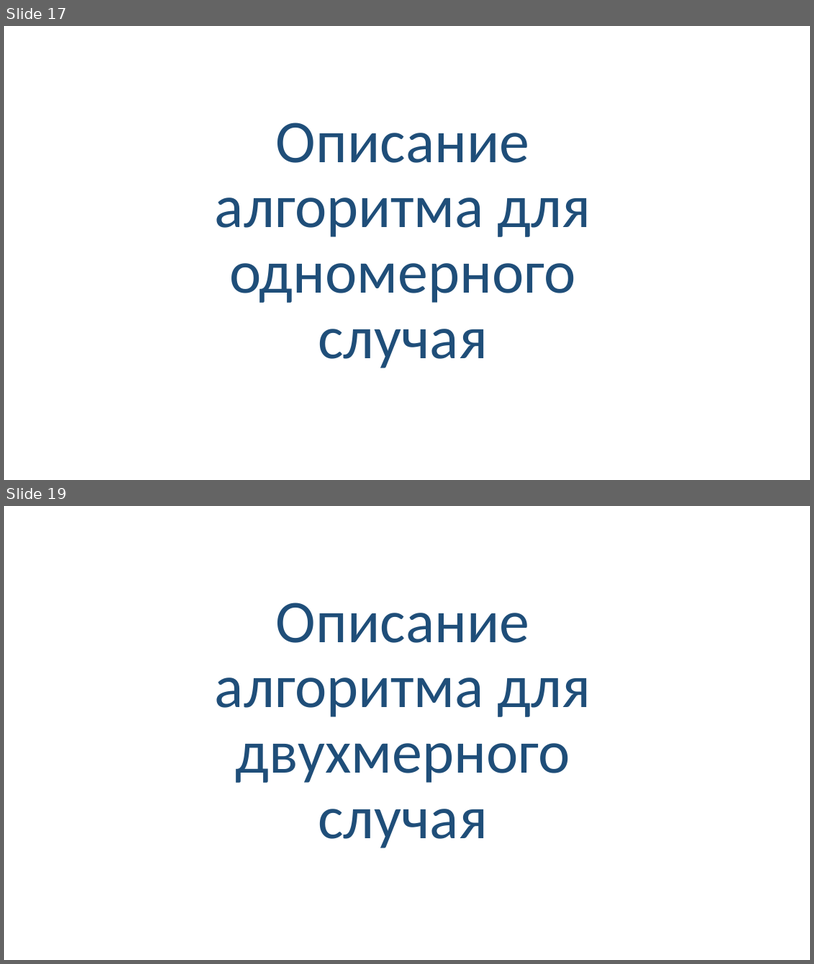
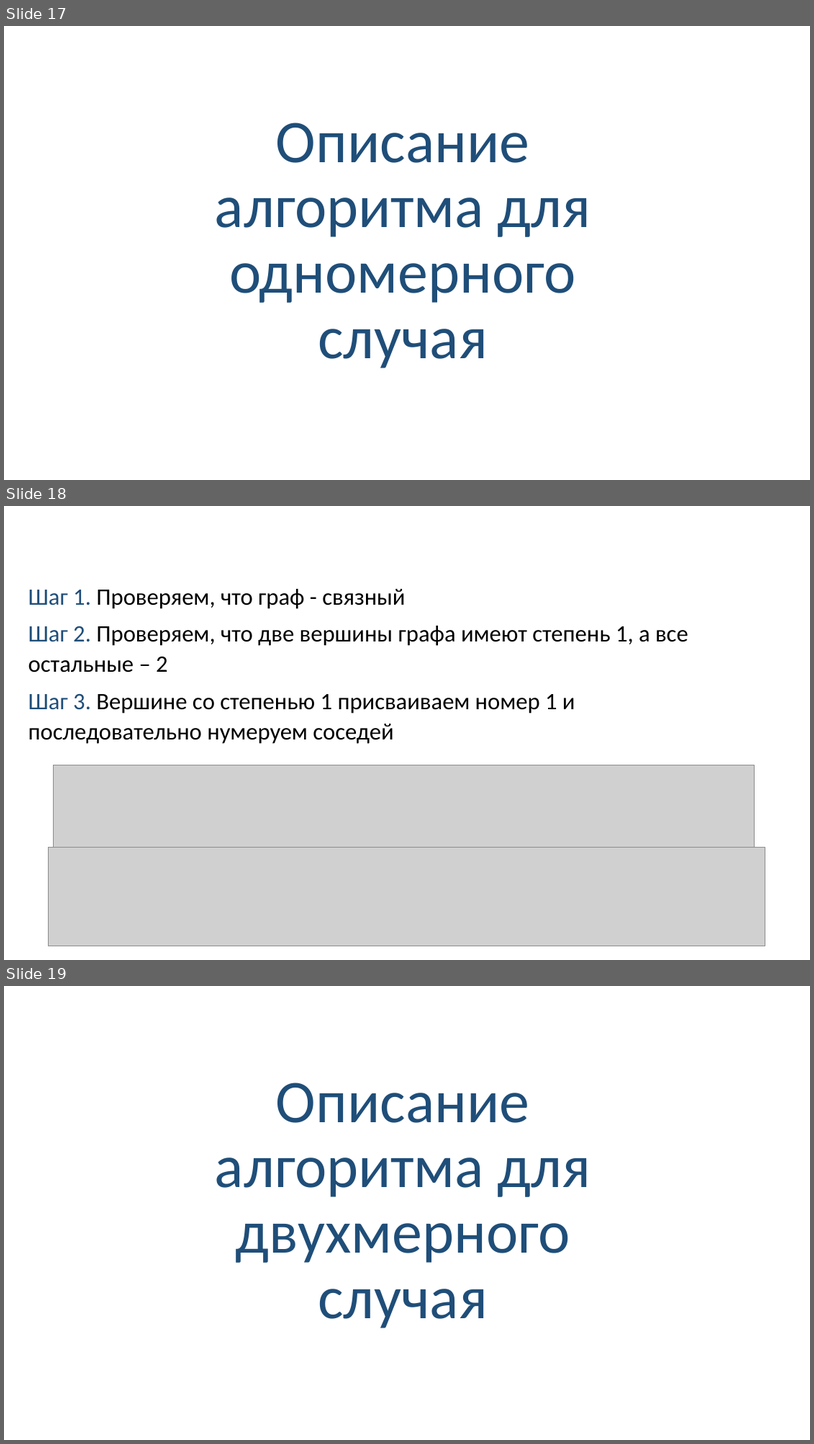
Before and after one commit to Linserous/NumericalGridGeneration, a slide deck: docs/Презентация v0.8.1.pptx. Shown one above the other, each under a label of ours: slides 17 and 19 before the commit, slides 17, 18 and 19 after it; the slides between them are not shown. The pictures are 814x964 and 814x1444 pixels, drawn with LibreOffice and Linux fonts; fonts in the diff are those of the drawing; grey boxes stand for pictures. Boxes give left, top, right and bottom in pixels: in the first picture for what was removed or moved away, otherwise in the second. Text is boxed around its words. In the diff, an @@ line names an element or a change of style, - is before the commit and + after.

```diff
--- a/docs/Презентация v0.8.1.pptx
+++ b/docs/Презентация v0.8.1.pptx
@@ slide 18 added at box(4, 506, 810, 960), background #FFFFFF @@
@@ text added at box(28, 589, 689, 744), 28 pt, text #000000 @@
+Шаг 1. Проверяем, что граф - связный
+Шаг 2. Проверяем, что две вершины графа имеют степень 1, а все остальные – 2
+Шаг 3. Вершине со степенью 1 присваиваем номер 1 и последовательно нумеруем соседей
@@ picture added at box(54, 765, 755, 847) @@
@@ picture added at box(48, 847, 765, 945) @@
```
Also in this commit, not shown: 1 slide removed.
